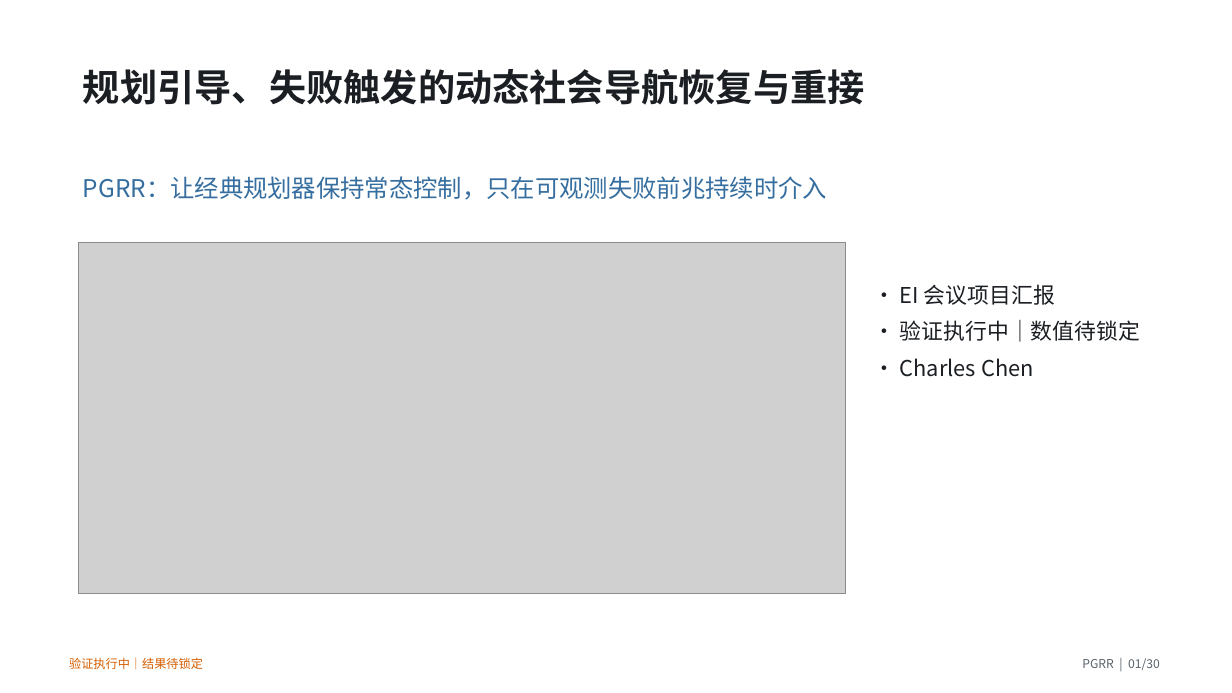
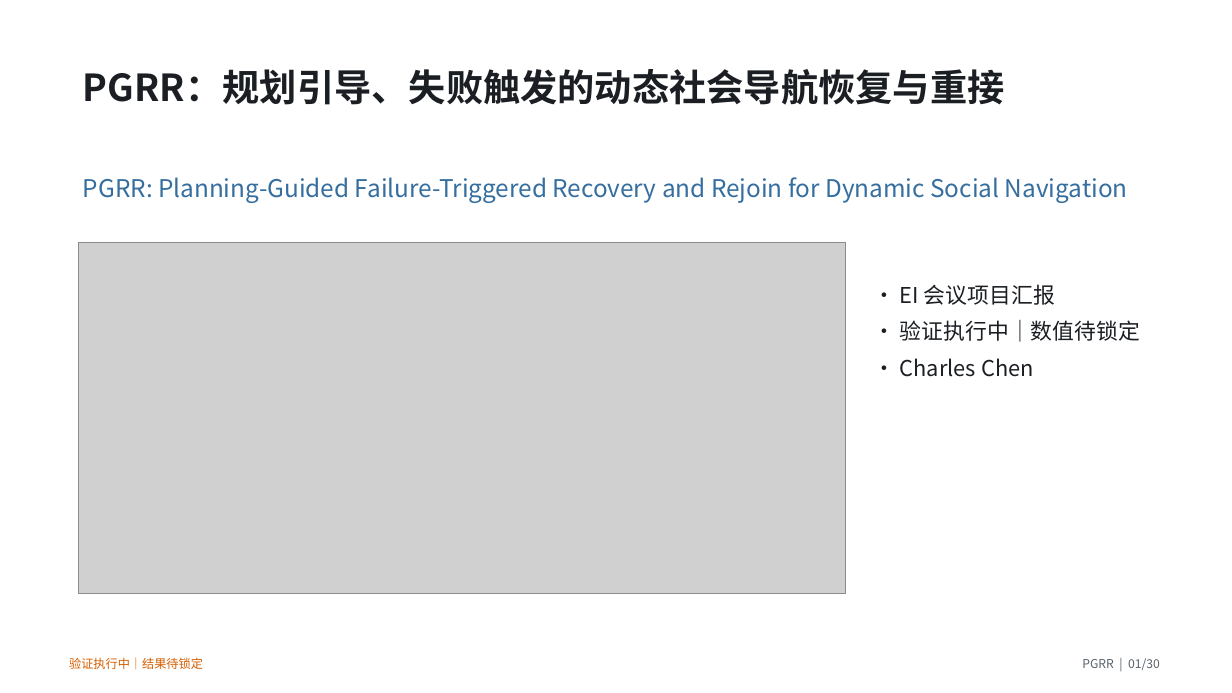
Before and after one commit to CC-robotics/PGRR, a slide deck: slide 1 of presentation/PGRR_report_zh.pptx. Drawn at 1232x693 pixels with LibreOffice and Linux fonts; fonts in the diff are those of the drawing; grey boxes stand for pictures. Boxes give left, top, right and bottom in pixels: in the first picture for what was removed or moved away, otherwise in the second. Text is boxed around its words. In the diff, an @@ line names an element or a change of style, - is before the commit and + after.

```diff
--- a/presentation/PGRR_report_zh.pptx
+++ b/presentation/PGRR_report_zh.pptx
@@ text at <box>83,69,1004,105</box>: text changed @@
-规划引导、失败触发的动态社会导航恢复与重接
+PGRR：规划引导、失败触发的动态社会导航恢复与重接
@@ text at <box>83,177,1128,203</box>: text changed @@
-PGRR：让经典规划器保持常态控制，只在可观测失败前兆持续时介入
+PGRR: Planning-Guided Failure-Triggered Recovery and Rejoin for Dynamic Social Navigation
```
Also in this commit, not shown: 5 other slides changed, 17 other files.
